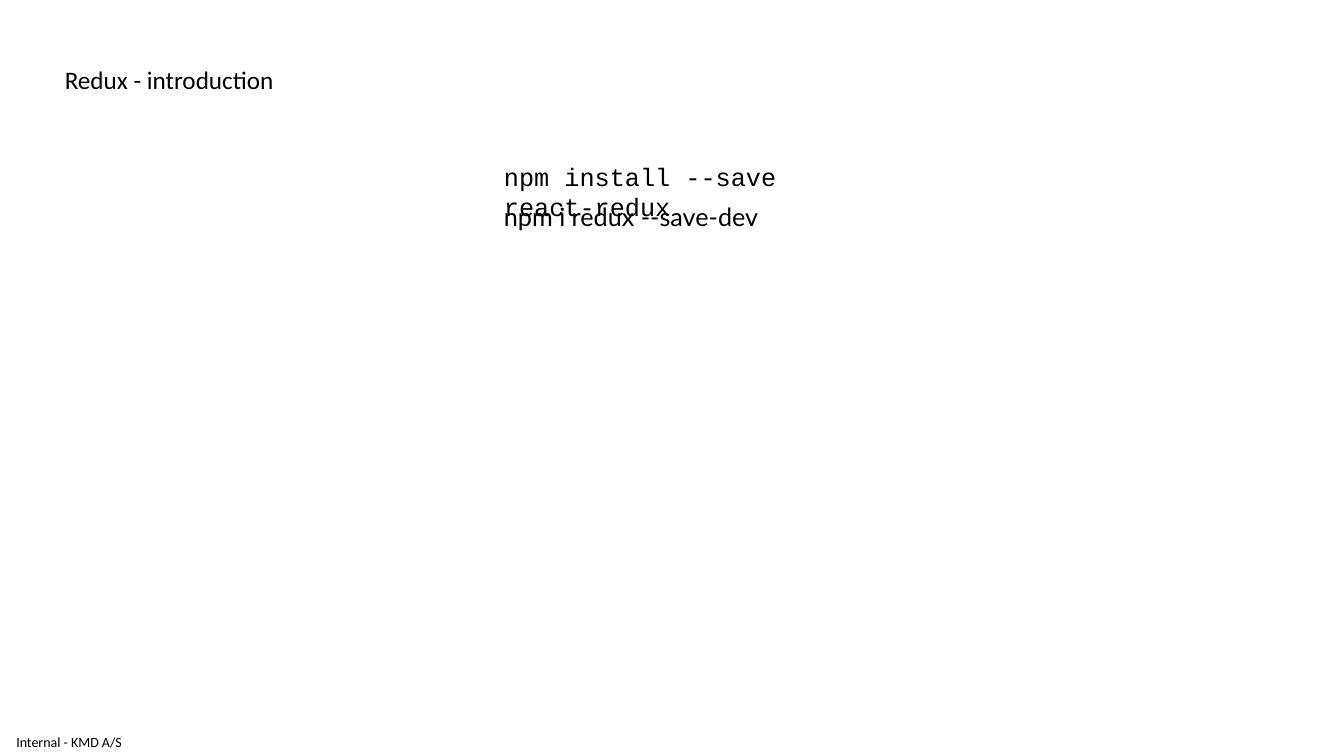
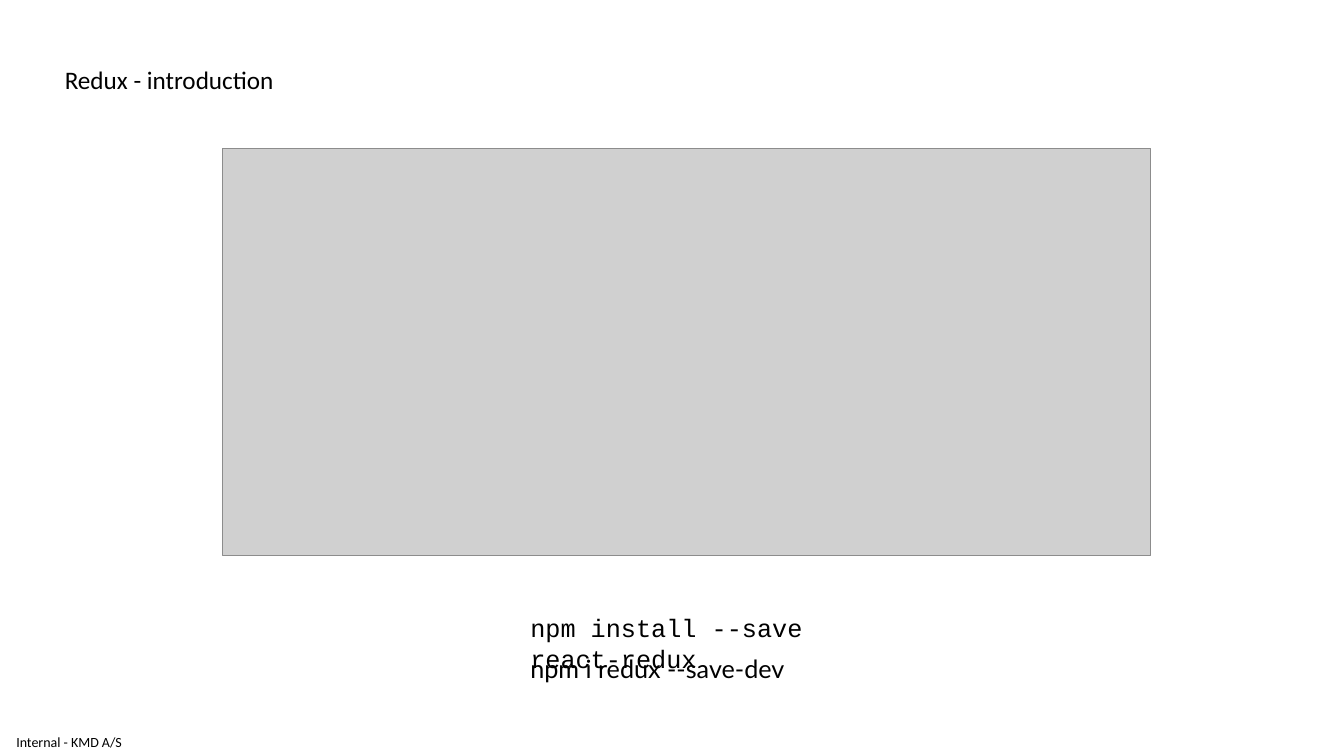
Before and after one commit to delprzemo/reactjs-starter, a slide deck: slide 36 of tutorial/ReactjsTraining.pptx (slide 40 before the commit). Drawn at 1344x756 pixels with LibreOffice and Linux fonts; fonts in the diff are those of the drawing; grey boxes stand for pictures. Boxes give left, top, right and bottom in pixels: in the first picture for what was removed or moved away, otherwise in the second. Text is boxed around its words. In the diff, an @@ line names an element or a change of style, - is before the commit and + after.

Commit message:
Exercise 25: Redux - change account management to use state

```diff
--- a/tutorial/ReactjsTraining.pptx
+++ b/tutorial/ReactjsTraining.pptx
@@ picture added at (x1=223, y1=148, x2=1151, y2=556) @@
@@ text "npm install --save react-redux" moved from (x1=504, y1=167, x2=776, y2=224) to (x1=530, y1=619, x2=803, y2=676) @@
@@ text "npm i redux --save-dev" moved from (x1=504, y1=205, x2=758, y2=231) to (x1=530, y1=657, x2=784, y2=683) @@
```
Also in this commit, not shown: 1 slide added, 4 slides removed, 6 other files.
